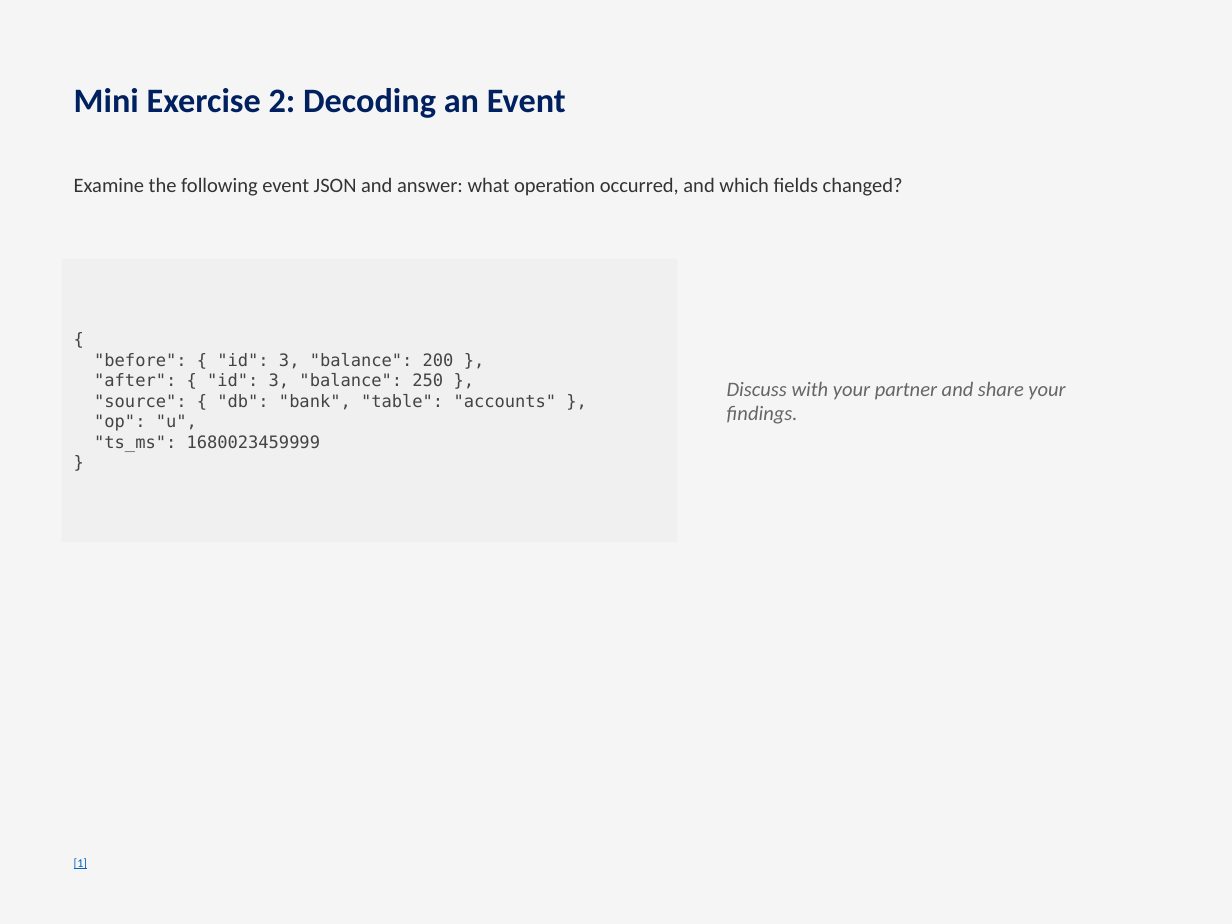
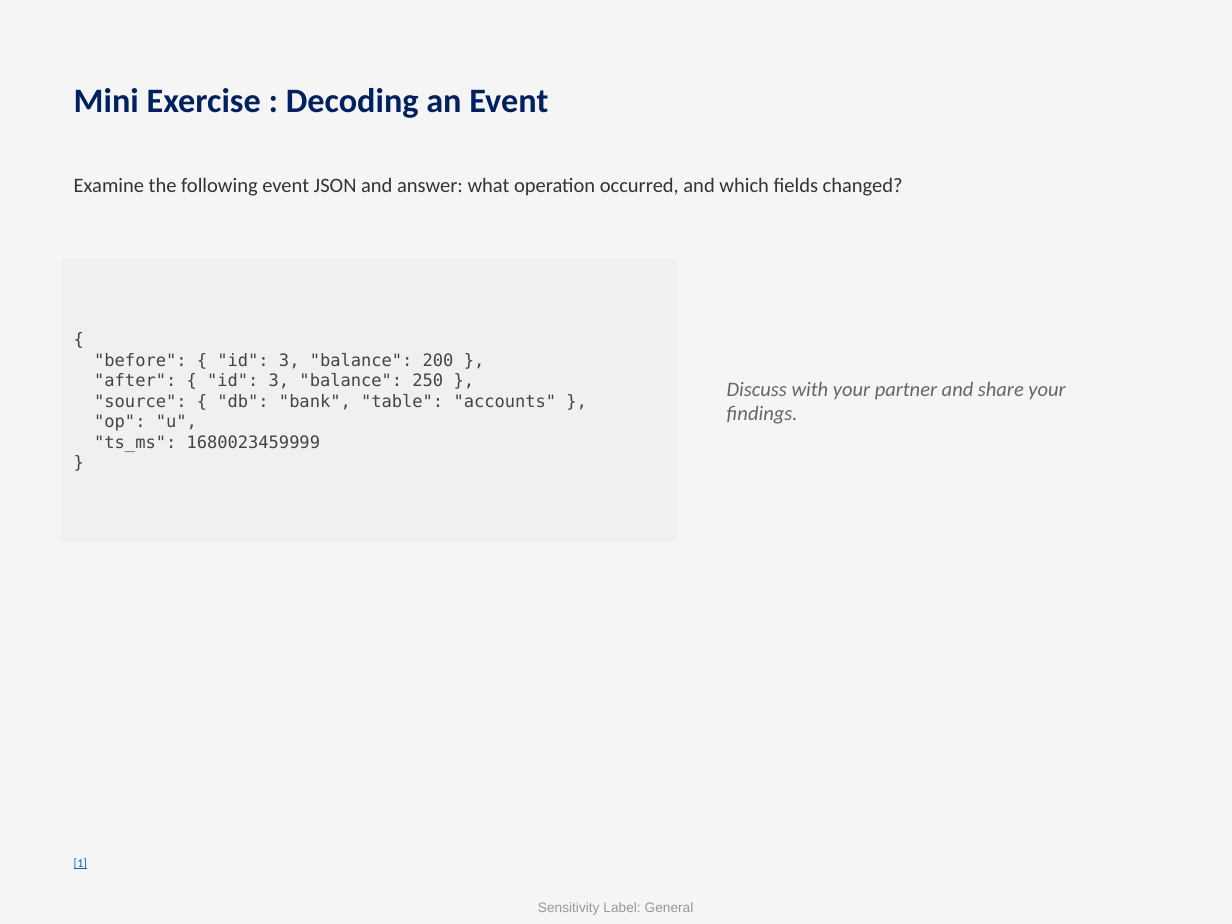
Before and after one commit to Icynima/Medallion-pipeline, a slide deck: slide 30 of Week_01/Day_04/Slides/Day_04_Slides.pptx (slide 17 before the commit). Drawn at 1232x924 pixels with LibreOffice and Linux fonts; fonts in the diff are those of the drawing. Boxes give left, top, right and bottom in pixels: in the first picture for what was removed or moved away, otherwise in the second. Text is boxed around its words. In the diff, an @@ line names an element or a change of style, - is before the commit and + after.

```diff
--- a/Week_01/Day_04/Slides/Day_04_Slides.pptx
+++ b/Week_01/Day_04/Slides/Day_04_Slides.pptx
@@ text at <box>74,88,548,118</box>: text changed @@
-Mini Exercise 2: Decoding an Event
+Mini Exercise : Decoding an Event
@@ text added at <box>538,902,694,915</box>, 8 pt, text #2E404D at 50% opacity @@
+Sensitivity Label: General
```
Also in this commit, not shown: 35 other slides changed, 27 slides added, 3 slides removed, 8 other files.
